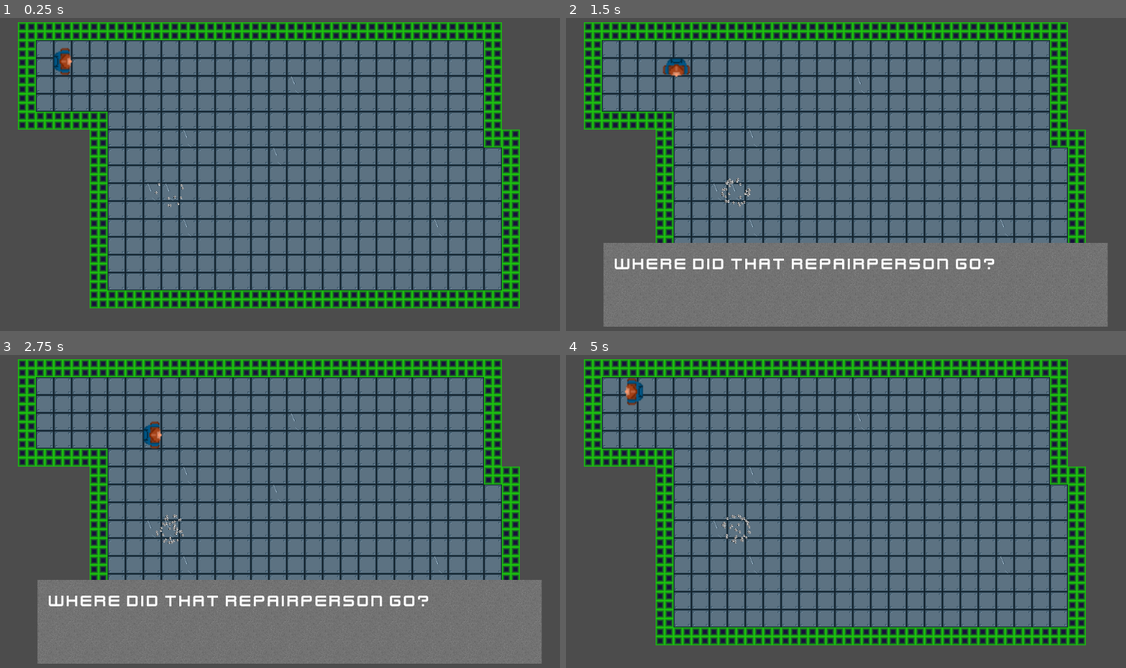
Above: before the commit, frames 1-4 (two rows, left to right).
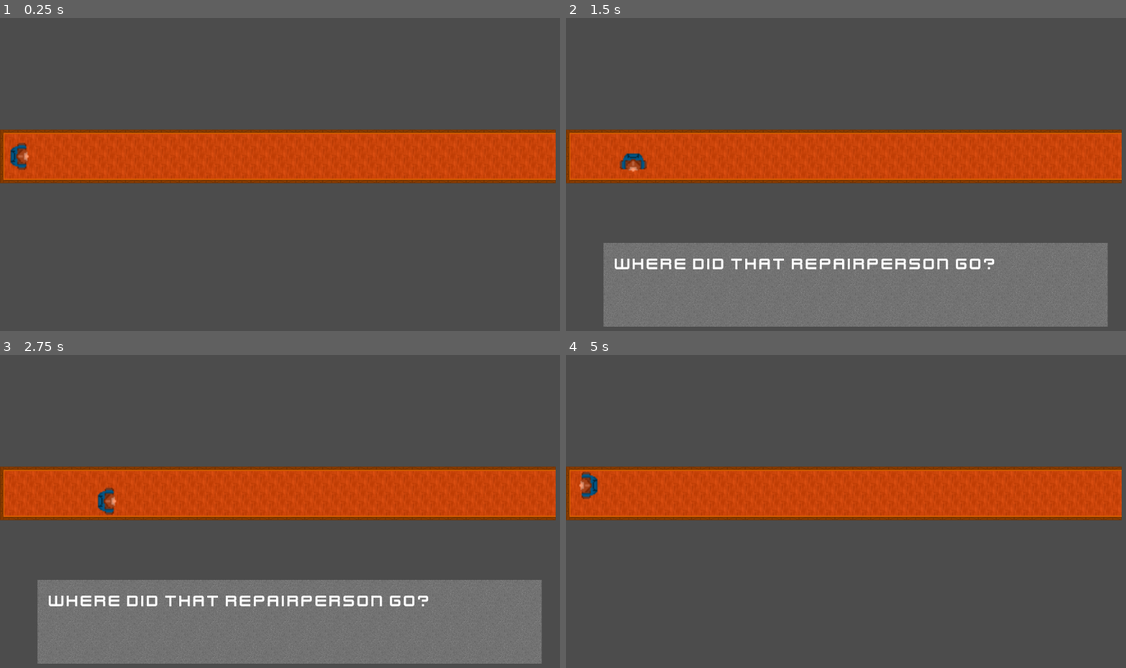
Above: after the commit, the same moments.

Repository: lunacity42/GlitchCity
Game: Godot game, scene res://Levels/LevelOffice.tscn
Same seed, same stepped clock (60 frames per second), same inputs: the game is played once before the commit and once after it. Before the commit the project starts from res://Levels/LevelTemplate.tscn.
Inputs (mouse positions are in pixels of both pictures, inside the frame that each line leads up to):
- Up to frame 1 (0.25 s): no input
- Up to frame 2 (1.5 s): tap Enter at 0.5 s; move the mouse to (734, 193) at 0.52 s; hold D (move_right) 0.53-1.28 s; hold E (interact) 0.53-1.28 s; click (734, 193) at 0.67 s; move the mouse to (739, 190) at 1.27 s; hold S (move_down) from 1.28 s (still down); tap E (interact) at 1.35 s
- Up to frame 3 (2.75 s): move the mouse to (341, 436) at 2.02 s; release S (move_down) at 2.03 s; hold D (move_right) from 2.03 s (still down); hold E (interact) from 2.03 s (still down)
- Up to frame 4 (5 s): move the mouse to (823, 577) at 2.77 s; release D (move_right) at 2.78 s; release E (interact) at 2.78 s; hold W (move_up) 2.78-3.53 s; tap E (interact) at 2.85, 4.35 s; click (823, 577) at 2.92 s; move the mouse to (1025, 558) at 3.52 s; hold E (interact) 3.53-4.28 s; hold A (move_left) from 3.53 s (still down); move the mouse to (678, 458) at 4.27 s

The runs differ from the first frame. In frame 1, 77% of the frame differs, in the area x 0-100%, y 1-93%; in frame 2, 61%; in frame 3, 61%; in frame 4, 77%.

Commit message:
added sewer

Diff:
--- a/Glitches/GlitchRigid.tscn
+++ b/Glitches/GlitchRigid.tscn
@@ -1,18 +1,17 @@
-[gd_scene load_steps=11 format=2]
+[gd_scene load_steps=10 format=2]
 
-[ext_resource path="res://GFX/Environment/Floor_Steel_Clean.png" type="Texture" id=1]
+[ext_resource path="res://GFX/Environment/Office_floor_tile.png" type="Texture" id=1]
 [ext_resource path="res://GFX/Particles/Glitch_Particle1.png" type="Texture" id=2]
 [ext_resource path="res://Glitches/GlitchRigid.gd" type="Script" id=3]
 [ext_resource path="res://Audio/Sounds/electric_hum2.wav" type="AudioStream" id=4]
 [ext_resource path="res://Glitches/GlitchPuzzle.tscn" type="PackedScene" id=5]
-[ext_resource path="res://GFX/Environment/Floor_Steel_Scratched.png" type="Texture" id=6]
 
 [sub_resource type="RectangleShape2D" id=1]
 extents = Vector2( 32, 32 )
 
 [sub_resource type="SpriteFrames" id=2]
 animations = [ {
-"frames": [ ExtResource( 1 ), ExtResource( 6 ) ],
+"frames": [ ExtResource( 1 ) ],
 "loop": true,
 "name": "default",
 "speed": 5.0
--- /dev/null
+++ b/Glitches/GlitchSewer.tscn
@@ -0,0 +1,41 @@
+[gd_scene load_steps=7 format=2]
+
+[ext_resource path="res://GFX/Environment/Sewer_placeholder.png" type="Texture" id=1]
+[ext_resource path="res://GFX/Particles/Glitch_Particle1.png" type="Texture" id=2]
+[ext_resource path="res://Audio/Sounds/electric_hum2.wav" type="AudioStream" id=3]
+
+[sub_resource type="CircleShape2D" id=1]
+radius = 56.0
+
+[sub_resource type="CircleShape2D" id=2]
+radius = 24.0
+
+[sub_resource type="ParticlesMaterial" id=3]
+emission_shape = 1
+emission_sphere_radius = 32.0
+flag_disable_z = true
+gravity = Vector3( 0, 0, 0 )
+orbit_velocity = 0.0
+orbit_velocity_random = 0.0
+
+[node name="GlitchSewer" type="Area2D"]
+
+[node name="CollisionShape2D" type="CollisionShape2D" parent="."]
+shape = SubResource( 1 )
+
+[node name="Sprite" type="Sprite" parent="."]
+texture = ExtResource( 1 )
+
+[node name="StaticBody2D" type="StaticBody2D" parent="Sprite"]
+
+[node name="CollisionShape2D" type="CollisionShape2D" parent="Sprite/StaticBody2D"]
+shape = SubResource( 2 )
+
+[node name="Particles2D" type="Particles2D" parent="Sprite"]
+amount = 40
+process_material = SubResource( 3 )
+texture = ExtResource( 2 )
+
+[node name="AudioStreamPlayer2D" type="AudioStreamPlayer2D" parent="."]
+stream = ExtResource( 3 )
+volume_db = 5.0
--- a/Glitches/GltichTree.tscn
+++ b/Glitches/GltichTree.tscn
@@ -1,9 +1,13 @@
-[gd_scene load_steps=4 format=2]
+[gd_scene load_steps=6 format=2]
 
 [ext_resource path="res://GFX/Particles/Glitch_Particle2.png" type="Texture" id=1]
 [ext_resource path="res://GFX/Environment/Nature_Tree01.png" type="Texture" id=2]
+[ext_resource path="res://Audio/Sounds/electric_hum2.wav" type="AudioStream" id=3]
 
-[sub_resource type="ParticlesMaterial" id=1]
+[sub_resource type="CircleShape2D" id=1]
+radius = 71.6524
+
+[sub_resource type="ParticlesMaterial" id=2]
 emission_shape = 1
 emission_sphere_radius = 30.61
 flag_disable_z = true
@@ -17,6 +21,7 @@
 [node name="GlitchTree" type="Area2D"]
 
 [node name="CollisionShape2D" type="CollisionShape2D" parent="."]
+shape = SubResource( 1 )
 
 [node name="Sprite" type="Sprite" parent="."]
 texture = ExtResource( 2 )
@@ -27,7 +32,9 @@
 
 [node name="Particles2D" type="Particles2D" parent="Sprite"]
 amount = 45
-process_material = SubResource( 1 )
+process_material = SubResource( 2 )
 texture = ExtResource( 1 )
 
 [node name="AudioStreamPlayer2D" type="AudioStreamPlayer2D" parent="."]
+stream = ExtResource( 3 )
+volume_db = 5.0
--- a/Levels/LevelStreet.tscn
+++ b/Levels/LevelStreet.tscn
@@ -1,8 +1,9 @@
-[gd_scene load_steps=4 format=2]
+[gd_scene load_steps=5 format=2]
 
 [ext_resource path="res://Player/Player.tscn" type="PackedScene" id=1]
 [ext_resource path="res://Levels/outdoor_env.tres" type="TileSet" id=2]
 [ext_resource path="res://Glitches/GltichTree.tscn" type="PackedScene" id=3]
+[ext_resource path="res://Glitches/GlitchSewer.tscn" type="PackedScene" id=4]
 
 [node name="Node2D" type="Node2D"]
 
@@ -24,7 +25,10 @@
 tile_set = ExtResource( 2 )
 cell_size = Vector2( 32, 32 )
 format = 1
-tile_data = PoolIntArray( -655375, 2, 0, -720896, 1, 0, -720 …(153 unchanged characters)… , 1, 0, -458745, 2, 0, -458741, 2, 0, -393213, 2, 0, -393207, 1, 0, -393201, 1,  …(872 unchanged characters)…
+tile_data = PoolIntArray( -655375, 2, 0, -720896, 1, 0, -720 …(153 unchanged characters)… , 1, 0, -458745, 2, 0, -458741, 2, 0, -327690, 1, 0, -393213, 2, 0, -393207, 1, 0, -393201, 1,  …(872 unchanged characters)…
 
 [node name="GlitchTree" parent="." instance=ExtResource( 3 )]
-position = Vector2( -288, -144 )
+position = Vector2( -288, -160 )
+
+[node name="GlitchSewer" parent="." instance=ExtResource( 4 )]
+position = Vector2( -384, -32 )
--- a/project.godot
+++ b/project.godot
@@ -16,7 +16,7 @@
 [application]
 
 config/name="Glitch_City"
-run/main_scene="res://Levels/LevelTemplate.tscn"
+run/main_scene="res://Levels/LevelOffice.tscn"
 config/icon="res://icon.png"
 
 [input]
@@ -44,7 +44,6 @@
 interact={
 "deadzone": 0.5,
 "events": [ Object(InputEventKey,"resource_local_to_scene":false,"resource_name":"","device":0,"alt":false,"shift":false,"control":false,"meta":false,"command":false,"pressed":false,"scancode":69,"unicode":0,"echo":false,"script":null)
-, Object(InputEventKey,"resource_local_to_scene":false,"resource_name":"","device":0,"alt":false,"shift":false,"control":false,"meta":false,"command":false,"pressed":false,"scancode":32,"unicode":0,"echo":false,"script":null)
  ]
 }
 
Binary file added: GFX/Environment/Sewer_placeholder.png
Not shown, added: GFX/Environment/Sewer_placeholder.png.import
Not shown, added: GFX/Environment/Sewer_placeholder.png~
